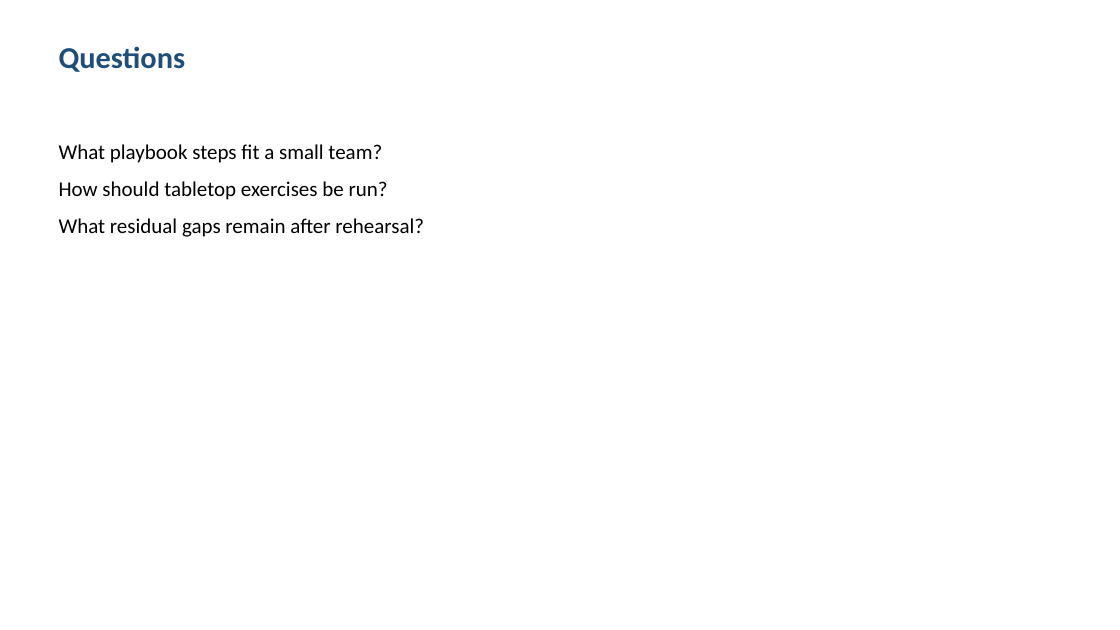
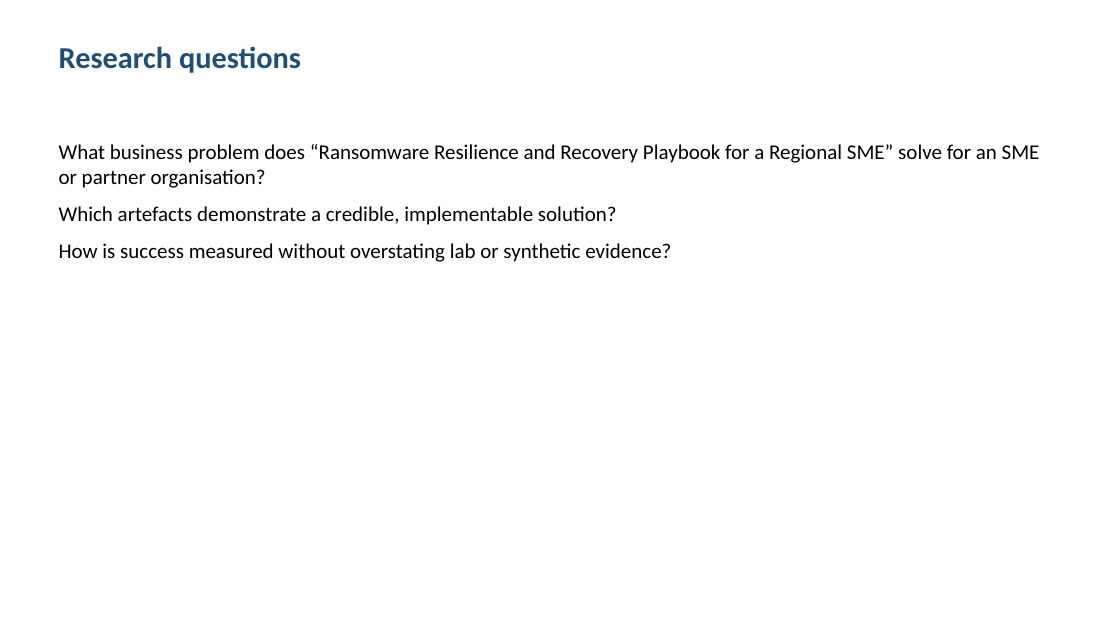
Before and after one commit to shohrabniaz/ransomware-recovery-playbook, a slide deck: slide 2 of Final_Submission/02_Presentation.pptx. Drawn at 1120x630 pixels with LibreOffice and Linux fonts; fonts in the diff are those of the drawing. Boxes give left, top, right and bottom in pixels: in the first picture for what was removed or moved away, otherwise in the second. Text is boxed around its words. In the diff, an @@ line names an element or a change of style, - is before the commit and + after.

```diff
--- a/Final_Submission/02_Presentation.pptx
+++ b/Final_Submission/02_Presentation.pptx
@@ text at bbox=[59, 46, 301, 73]: text changed @@
-Questions
+Research questions
@@ text at bbox=[59, 144, 1040, 262]: text changed @@
-What playbook steps fit a small team?
-How should tabletop exercises be run?
-What residual gaps remain after rehearsal?
+What business problem does “Ransomware Resilience and Recovery Playbook for a Regional SME” solve for an SME or partner organisation?
+Which artefacts demonstrate a credible, implementable solution?
+How is success measured without overstating lab or synthetic evidence?
```
Also in this commit, not shown: 3 other slides changed, 12 other files.
